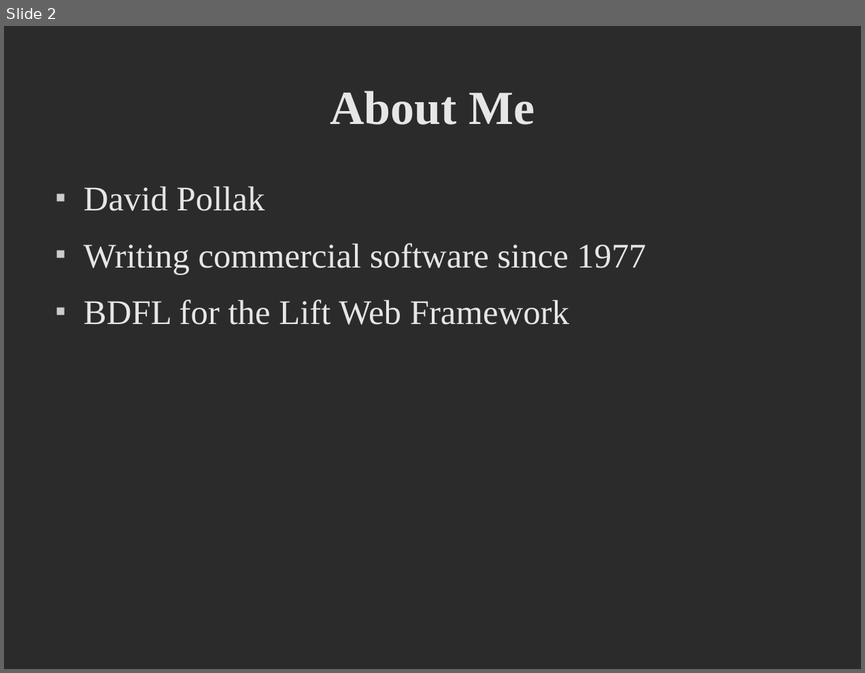
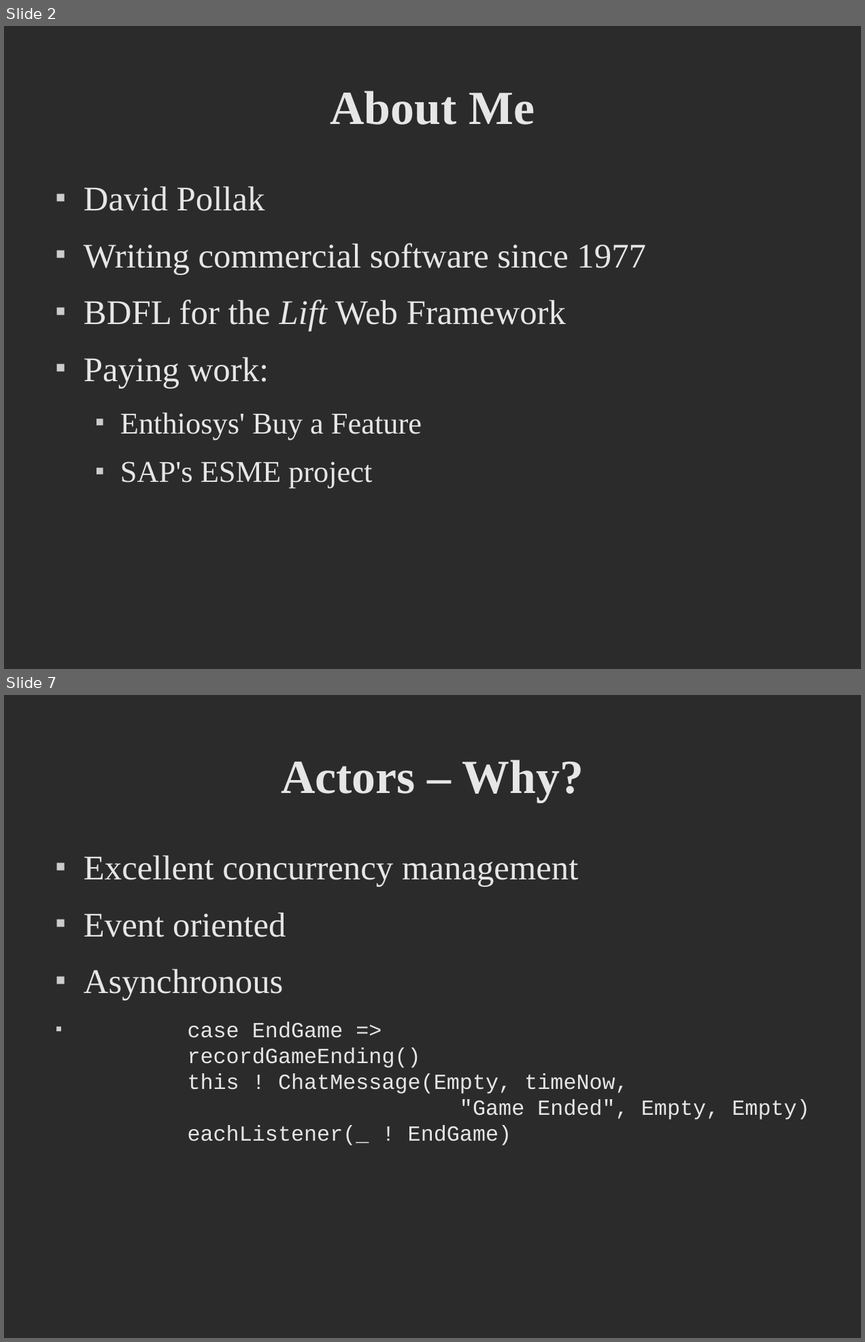
Before and after one commit to dpp/lift-samples, a slide deck: presentations/2008_dpp_CUFP/CUFP Preso.odp. Shown one above the other, each under a label of ours: slide 2 before the commit, slides 2 and 7 after it; the slides between them are not shown. The pictures are 865x673 and 865x1342 pixels, drawn with LibreOffice and Linux fonts; fonts in the diff are those of the drawing; background and template pictures are left out; a plain dark background stands for a picture behind light text. Boxes give left, top, right and bottom in pixels: in the first picture for what was removed or moved away, otherwise in the second. Text is boxed around its words. In the diff, an @@ line names an element or a change of style, - is before the commit and + after.

```diff
--- a/presentations/2008_dpp_CUFP/CUFP Preso.odp
+++ b/presentations/2008_dpp_CUFP/CUFP Preso.odp
@@ slide 7 added at [4,695,861,1338], background picture (left out) @@
@@ title added at [281,760,583,802], 44 pt, text #E6E6E6, bold @@
+Actors – Why?
@@ text added at [84,855,809,1145], 20 pt, text #E6E6E6 @@
+■ Excellent concurrency management
+■ Event oriented
+■ Asynchronous
+■ case EndGame =>
+  recordGameEnding()
+  this ! ChatMessage(Empty, timeNow,
+  "Game Ended", Empty, Empty)
+  eachListener(_ ! EndGame)
@@ slide 2 changed as well @@
@@ text at [84,299,566,331]: italic on in "Lift" @@
@@ text at [84,356,422,488]: paragraphs added @@
+■ Paying work:
+  ■ Enthiosys' Buy a Feature
+  ■ SAP's ESME project
```
Also in this commit, not shown: 1 other slide changed, 10 other slides added, 1 slide removed, 14 other files.
